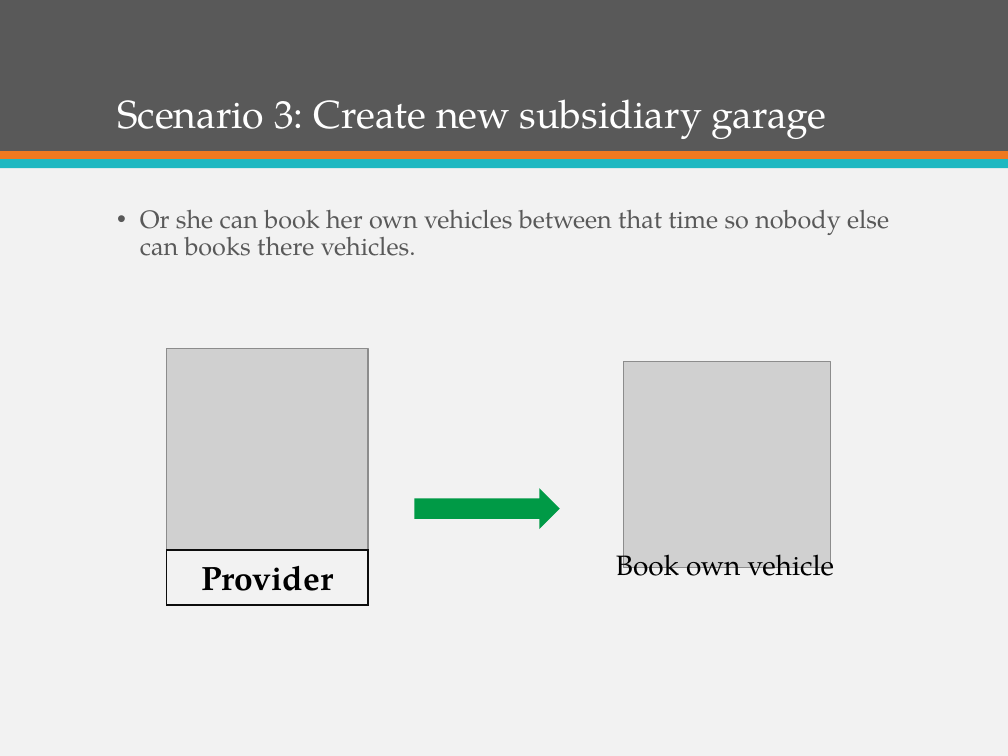
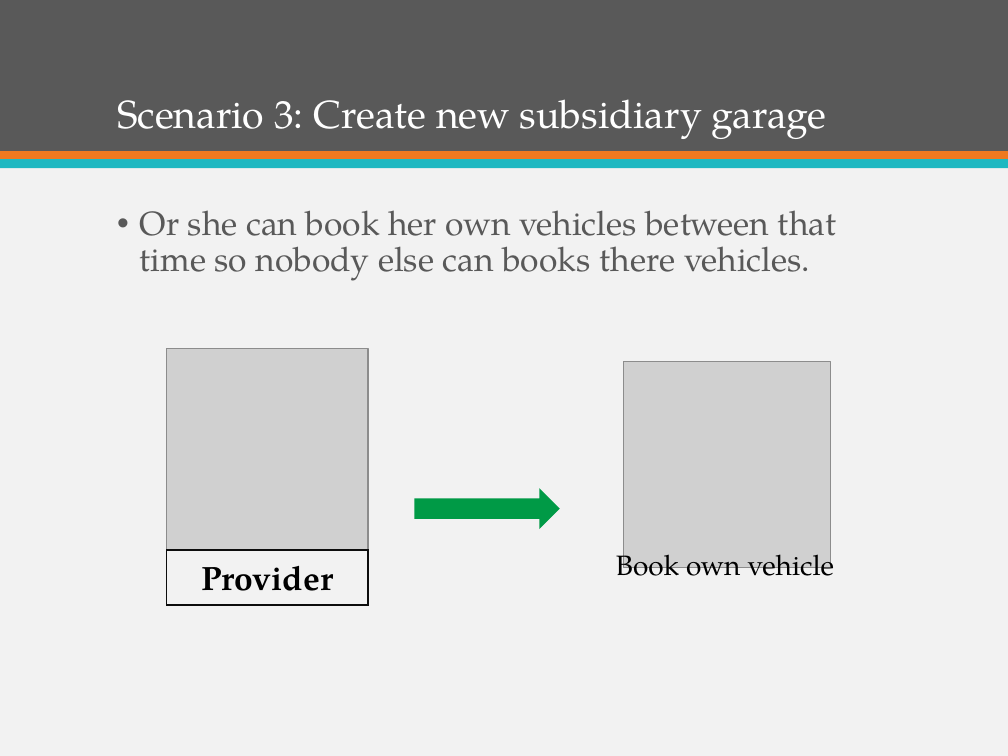
Before and after one commit to firzgard/CarRentalPortal, a slide deck: slide 50 of slide/CAR RENTAL PORTAL-Official.pptx (slide 51 before the commit). Drawn at 1008x756 pixels with LibreOffice and Linux fonts; fonts in the diff are those of the drawing; grey boxes stand for pictures. Boxes give left, top, right and bottom in pixels: in the first picture for what was removed or moved away, otherwise in the second. Text is boxed around its words. In the diff, an @@ line names an element or a change of style, - is before the commit and + after.

```diff
--- a/slide/CAR RENTAL PORTAL-Official.pptx
+++ b/slide/CAR RENTAL PORTAL-Official.pptx
@@ text "Or she can book her ..." at <box>140,210,837,281</box>: size 18 to 24 pt @@
```
Also in this commit, not shown: 3 other slides changed, 1 slide removed.
